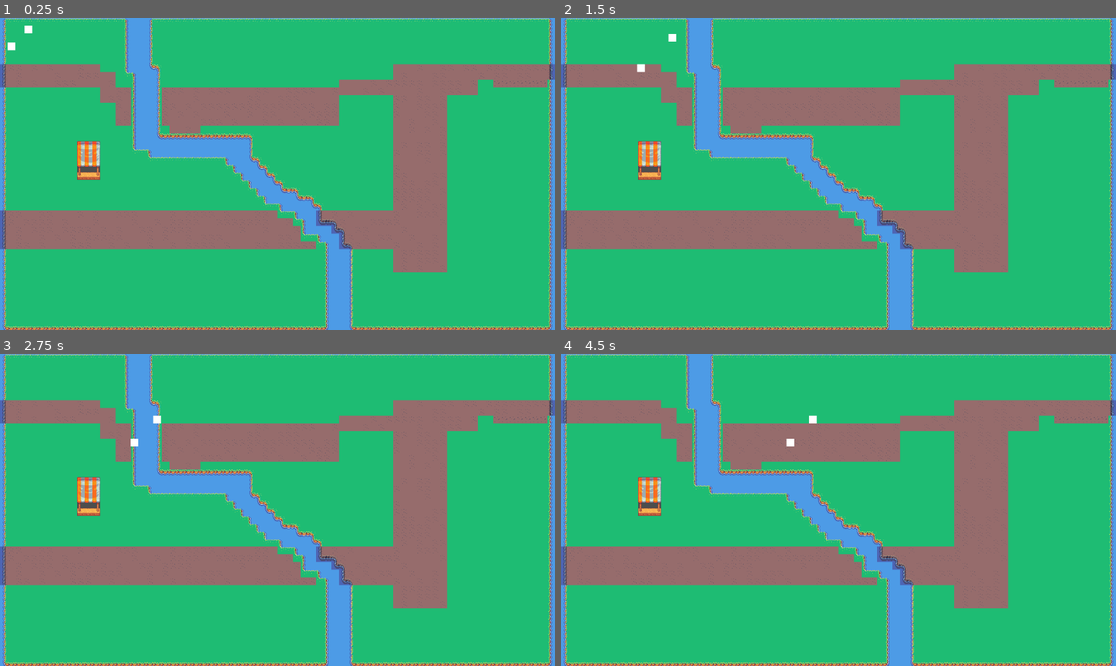
Above: before the commit, frames 1-4 (two rows, left to right).
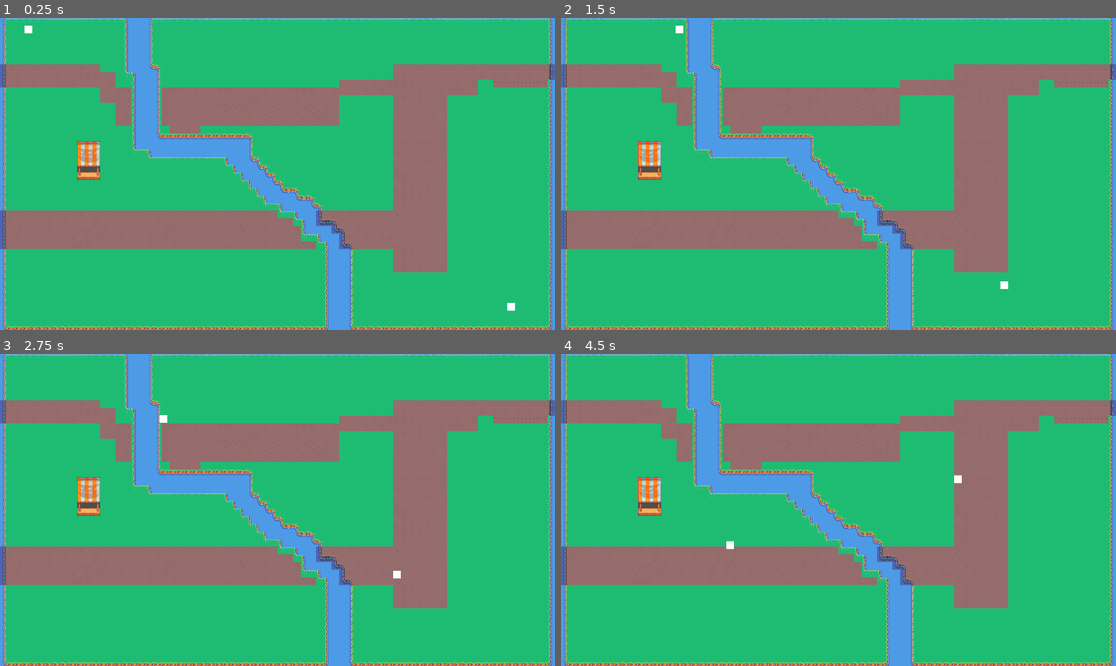
Above: after the commit, the same moments.

Repository: Antoine-Vuillet/PathfindingAlgo
Game: Godot game, scene res://Scenes/main_map.tscn
The game is run twice, just before and just after one commit, with the same random seed, the same clock (stepped at 60 frames per second) and the same inputs.
Inputs (mouse positions are in pixels of both pictures, inside the frame that each line leads up to):
- Up to frame 1 (0.25 s): no input
- Up to frame 2 (1.5 s): tap Enter at 0.5 s; move the mouse to (960, 158) at 0.52 s; move the mouse to (727, 189) at 1.27 s
- Up to frame 3 (2.75 s): move the mouse to (333, 441) at 2.02 s
- Up to frame 4 (4.5 s): move the mouse to (810, 572) at 2.77 s; move the mouse to (1005, 556) at 3.52 s; move the mouse to (672, 463) at 4.27 s

The runs differ from the first frame. In frame 1, less than 0.1% of the frame differs, in the area x 1-93%, y 7-94%; in frame 2, 0.1%; in frame 3, 0.1%; in frame 4, 0.2%, in the area x 29-73%, y 19-63%.

Commit message:
i broke it,but its progress

Diff:
--- a/Scenes/main_map.tscn
+++ b/Scenes/main_map.tscn
@@ -18,23 +18,28 @@
 tile_set = ExtResource("1_ka2pl")
 script = ExtResource("2_k5tye")
 
-[node name="AStar" type="CharacterBody2D" parent="." node_paths=PackedStringArray("tilemap")]
+[node name="AStar" type="CharacterBody2D" parent="." node_paths=PackedStringArray("tilemap", "predator")]
 position = Vector2(24, 24)
 script = ExtResource("4_tvgjd")
 tilemap = NodePath("../Layer0")
+grass = 10
+water = 10
+rock = 10
 algo = true
+predator = NodePath("../Dijkstra")
 
 [node name="MeshInstance2D" type="MeshInstance2D" parent="AStar"]
 scale = Vector2(16, 16)
 mesh = SubResource("BoxMesh_tvgjd")
 
-[node name="Dijkstra" type="CharacterBody2D" parent="." node_paths=PackedStringArray("tilemap")]
-position = Vector2(24, 24)
+[node name="Dijkstra" type="CharacterBody2D" parent="." node_paths=PackedStringArray("tilemap", "prey")]
+position = Vector2(1100, 600)
 script = ExtResource("4_tvgjd")
 tilemap = NodePath("../Layer0")
 grass = 3
 water = 2
 rock = 1
+prey = NodePath("../AStar")
 
 [node name="MeshInstance2D" type="MeshInstance2D" parent="Dijkstra"]
 scale = Vector2(16, 16)
--- a/Scripts/AStar.gd
+++ b/Scripts/AStar.gd
@@ -1,6 +1,6 @@
 class_name AStar
 
-static func find_path(tilemap: TileMapLayer, start: Vector2i, goal: Vector2i, get_cost_fn: Callable) -> Array:
+static func find_path(tilemap: TileMapLayer, start: Vector2i,enemy:Vector2i, goal: Vector2i, get_cost_fn: Callable) -> Array:
 	var open_set: Dictionary = { start: 0 }
 	var cost_so_far: Dictionary = { start: 0 }
 	var came_from: Dictionary = { start: null }
@@ -25,9 +25,9 @@
 				cost_so_far[neighbor] = new_cost
 				came_from[neighbor] = current
 
-				# f_score = g + h
+				var danger : int = floor(10000/(_manhattan_distance(neighbor,enemy)+1)^2)
 				var heuristic : int = _manhattan_distance(neighbor, goal)
-				open_set[neighbor] = new_cost + heuristic
+				open_set[neighbor] = new_cost + heuristic + danger
 
 	return []
 
--- a/Scripts/Tilemap.gd
+++ b/Scripts/Tilemap.gd
@@ -1,7 +1,4 @@
 extends TileMapLayer
-
-func _ready() -> void:
-	print(get_terrain(Vector2i(1,9)))
 
 
 func get_terrain(cell: Vector2i) -> String:
--- a/Scripts/character_body_2d.gd
+++ b/Scripts/character_body_2d.gd
@@ -8,12 +8,14 @@
 @export var rock: int = 2
 
 # Starting and goal tiles in map coordinates
-@export var start_tile: Vector2i = Vector2i(1, 1)
 @export var goal_tile: Vector2i = Vector2i(70, 39)
 @export var algo : bool = false
+@export var predator : CharacterBody2D
+@export var prey : CharacterBody2D
+@export var predCd: float = 1
+var currCD = 0
 # Character-specific terrain costs
 var terrain_costs: Dictionary[String, int] = {}
-
 # Path found by Dijkstra
 var path: Array = []
 var path_index: int = 0
@@ -26,24 +28,30 @@
 		"Water": water,
 		"Rock": rock
 	}
-
+	var enemy_pos
+	if(predator):
+		enemy_pos = tilemap.local_to_map(predator.position)
+	if(prey):
+		enemy_pos = tilemap.local_to_map(prey.position)
+	var current_tile = tilemap.local_to_map(global_position)
 	if(algo):
 		path = AStar.find_path(
 		tilemap,
-		start_tile,
+		current_tile,
+		enemy_pos,
 		goal_tile,
 		func(t): return _terrain_cost(t))
 	else:
 		path = Dijkstra.find_path(
 		tilemap,
-		start_tile,
-		goal_tile,
+		current_tile,
+		enemy_pos,
 		func(t): return _terrain_cost(t)
 		)
 	path_index = 0
 
 	# Set character initial position to start_tile
-	global_position = tilemap.map_to_local(start_tile)
+	global_position = tilemap.map_to_local(current_tile)
 
 func _terrain_cost(terrain: String) -> int:
 	return terrain_costs.get(terrain, 999999)
@@ -51,23 +59,31 @@
 func _physics_process(delta):
 	var mouse_pos = get_viewport().get_mouse_position()
 	var target_tile = tilemap.local_to_map(mouse_pos)
-
-	if target_tile != last_target_tile:
-		last_target_tile = target_tile
-		var current_tile = tilemap.local_to_map(global_position)
-		if(algo):
-			var result = AStar.find_path(tilemap, current_tile, target_tile, func(t): return _terrain_cost(t)) as Array[Vector2i]
+	var enemy_pos
+	var current_tile = tilemap.local_to_map(global_position)
+	if(predator):
+		currCD = currCD- delta
+		if (currCD<=0):
+			enemy_pos = tilemap.local_to_map(predator.position)
+			var result = AStar.find_path(tilemap, current_tile,enemy_pos, target_tile, func(t): return _terrain_cost(t)) as Array[Vector2i]
+			currCD = predCd
 			if result:
 				path = result as Array[Vector2i]
 			else:
 				path = []
-		else:
-			var result = Dijkstra.find_path(tilemap, current_tile, target_tile, func(t): return _terrain_cost(t)) as Array[Vector2i]
+	if(prey):
+		enemy_pos = tilemap.local_to_map(prey.position)
+		if target_tile != last_target_tile:
+			last_target_tile = target_tile
+			var result = Dijkstra.find_path(tilemap, current_tile, enemy_pos, func(t): return _terrain_cost(t)) as Array[Vector2i]
 			if result:
 				path = result as Array[Vector2i]
 			else:
 				path = []
-		path_index = 0
+			path_index = 0
+
+
+
 
 	if path.is_empty() or path_index >= path.size():
 		velocity = Vector2.ZERO
